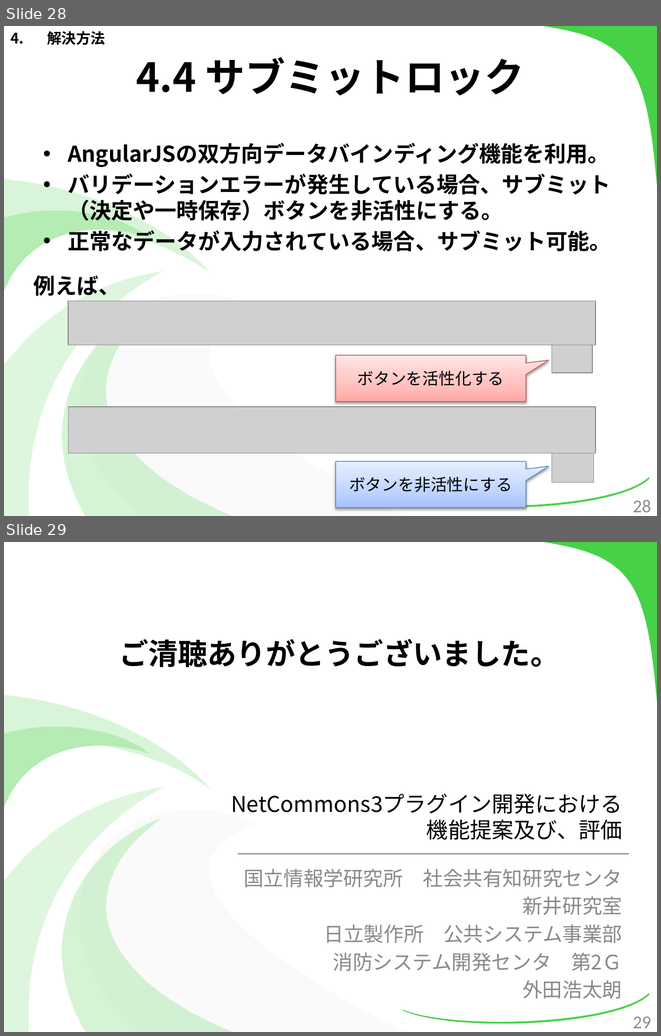
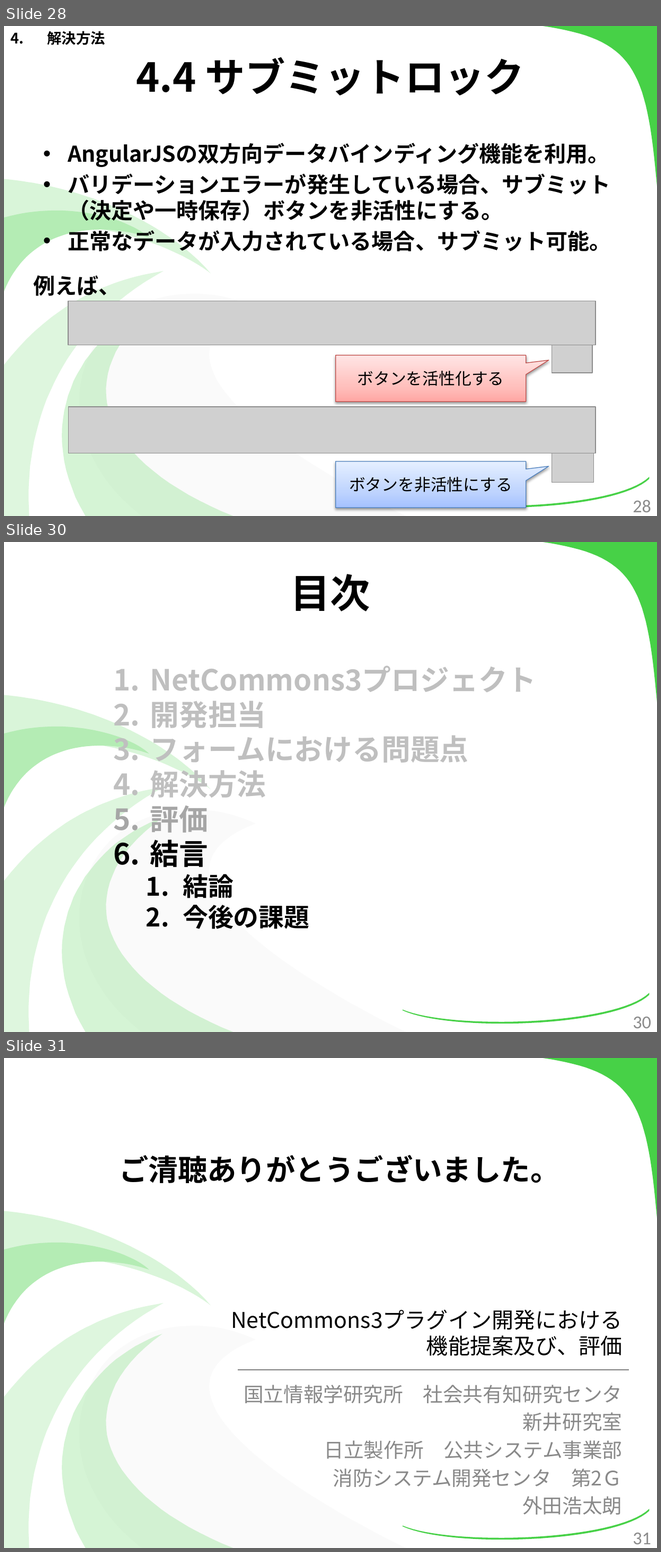
Before and after one commit to kotaro0717/Report-Management, a slide deck: PowerPoint/report_hokada.pptx. Shown one above the other, each under a label of ours: slides 28 and 29 before the commit, slides 28, 30 and 31 after it; the slides between them are not shown. The pictures are 661x1036 and 661x1552 pixels, drawn with LibreOffice and Linux fonts; fonts in the diff are those of the drawing; grey boxes stand for pictures. Boxes give left, top, right and bottom in pixels: in the first picture for what was removed or moved away, otherwise in the second. Text is boxed around its words. In the diff, an @@ line names an element or a change of style, - is before the commit and + after.

Commit message:
パワポの目次 一通り作成

```diff
--- a/PowerPoint/report_hokada.pptx
+++ b/PowerPoint/report_hokada.pptx
@@ slide 30 added at (4, 542, 657, 1032), background #FFFFFF; not listed: 7 template elements that a slide beside it also shows @@
@@ title added at (291, 574, 371, 611), 44 pt, text #000000, bold @@
+目次
@@ text added at (150, 665, 537, 929), 32 pt, text #BFBFBF, bold @@
+1. NetCommons3プロジェクト
+2. 開発担当
+3. フォームにおける問題点
+4. 解決方法
+5. 評価
+6. 結言
+  1. 結論
+  2. 今後の課題
@@ page number added at (633, 1016, 651, 1028), 20 pt, text #8C8C8C @@
+30
@@ what was slide 29 is now slide 31 @@
@@ page number at (633, 1532, 651, 1544): text changed @@
-29
+31
```
Also in this commit, not shown: 9 slides changed, 1 other slide added.
